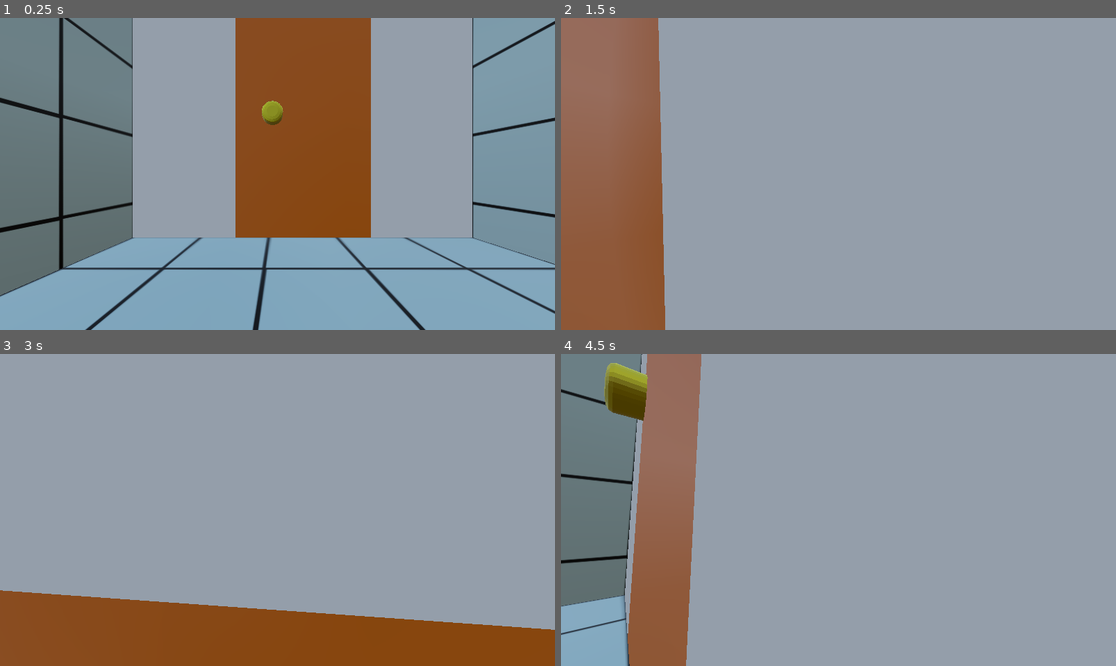
Above: before the commit, frames 1-4 (two rows, left to right).
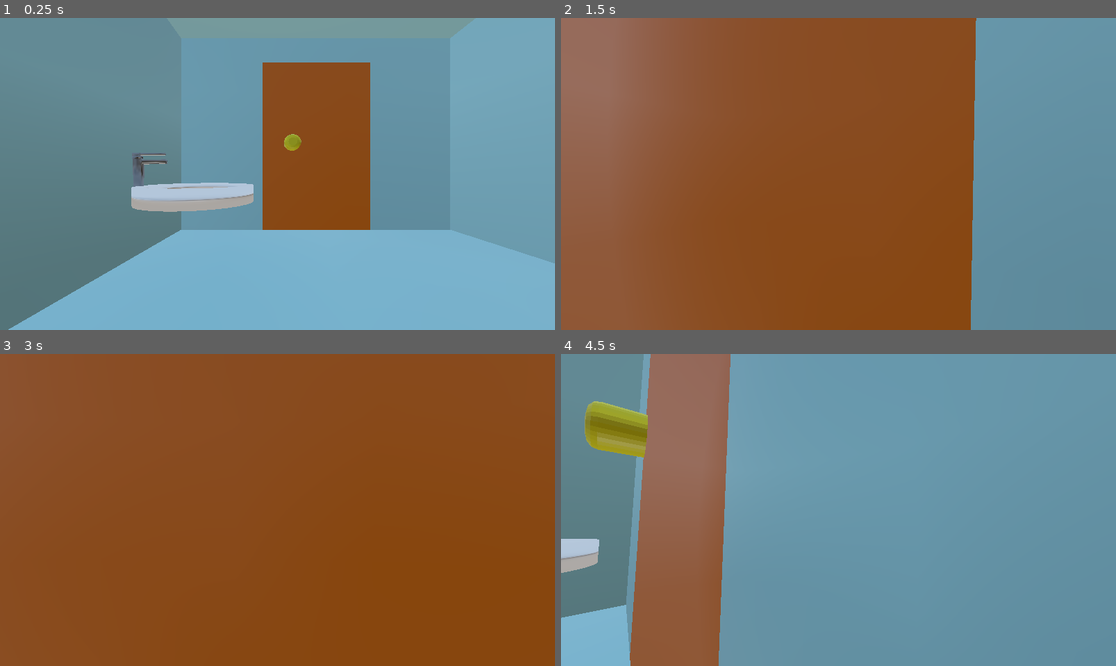
Above: after the commit, the same moments.

Repository: DabPlayZ1/Paid_Vacation
Game: Godot game, scene res://main_ig.tscn
The game is run twice, just before and just after one commit, with the same random seed, the same clock (stepped at 60 frames per second) and the same inputs.
Inputs (mouse positions are in pixels of both pictures, inside the frame that each line leads up to):
- Up to frame 1 (0.25 s): no input
- Up to frame 2 (1.5 s): tap Enter at 0.5 s; move the mouse to (866, 174) at 0.52 s; hold W (Move_Forward) from 0.53 s (still down); tap Space (Jump) at 0.77 s; move the mouse to (810, 174) at 1.27 s
- Up to frame 3 (3 s): keep holding W (Move_Forward); tap Space (Jump) at 1.52, 2.75 s; move the mouse to (288, 503) at 2.02 s; move the mouse to (271, 516) at 2.77 s
- Up to frame 4 (4.5 s): keep holding W (Move_Forward); tap Space (Jump) at 3.02, 3.77 s; tap Enter at 3.5 s; move the mouse to (877, 513) at 3.52 s; move the mouse to (794, 506) at 4.27 s

The runs differ from the first frame. In frame 1, 40% of the frame differs, in the area x 0-100%, y 0-100%; in frame 2, 82%; in frame 3, 82%, in the area x 0-100%, y 0-89%; in frame 4, 81%.

Commit message:
removed bathroom tiles, added sink

Diff:
--- a/character.gd
+++ b/character.gd
@@ -32,7 +32,7 @@
 			Input.mouse_mode = Input.MOUSE_MODE_CAPTURED
 
 func _physics_process(delta: float) -> void:
-	var directions : Vector2 = Input.get_vector("Move_Left", "Move_Right", "Move_Forward", "Move_Backwards")
+	var directions : Vector2 = Input.get_vector("Move_Left", "Move_Right", "Move_Forward", "Move_Backward")
 	var movement : Vector3 = Vector3(directions.x, 0, directions.y).normalized()
 	var local_movement : Vector3 = transform.basis * movement
 	#velocity.x += local_movement.x * speed * delta
--- a/main_ig.tscn
+++ b/main_ig.tscn
@@ -1,7 +1,8 @@
 [gd_scene format=3 uid="uid://bauj40l575up6"]
 
 [ext_resource type="PackedScene" uid="uid://r8jquw60b61" path="res://character.tscn" id="1_3dkdv"]
-[ext_resource type="PackedScene" uid="uid://cnkl6ufd5pbvf" path="res://Bathroom.glb" id="2_h71pn"]
+[ext_resource type="PackedScene" uid="uid://b2ctxn1n5bmkt" path="res://Bathroom2.glb" id="2_h71pn"]
+[ext_resource type="PackedScene" uid="uid://bxktk4wit7n4m" path="res://sink.glb" id="3_0qsrx"]
 
 [sub_resource type="ProceduralSkyMaterial" id="ProceduralSkyMaterial_h71pn"]
 sky_horizon_color = Color(0.66224277, 0.6717428, 0.6867428, 1)
@@ -57,9 +58,7 @@
 mesh = SubResource("BoxMesh_3dkdv")
 
 [node name="StaticBody3D2" type="StaticBody3D" parent="." unique_id=538211880]
-
-[node name="Bathroom" parent="StaticBody3D2" unique_id=1065718604 instance=ExtResource("2_h71pn")]
-transform = Transform3D(1, 0, 0, 0, 1, 0, 0, 0, 1, -9.291212, -0.37634814, 4.91436)
+transform = Transform3D(0.9, 0, 0, 0, 0.8, 0, 0, 0, 1.2, 0, 0, 0)
 
 [node name="CollisionShape3D" type="CollisionShape3D" parent="StaticBody3D2" unique_id=497224152]
 transform = Transform3D(1, 0, 0, 0, 1, 0, 0, 0, 1, 0.17132568, 4.6257668, 0.848938)
@@ -80,3 +79,18 @@
 [node name="CollisionShape3D3" type="CollisionShape3D" parent="StaticBody3D2" unique_id=704848589]
 transform = Transform3D(-1, 0, -8.742278e-08, 0, 1, 0, 8.742278e-08, 0, -1, -10.669703, 4.6257668, -0.20332146)
 shape = SubResource("BoxShape3D_3pd4e")
+
+[node name="Bathroom2" parent="StaticBody3D2" unique_id=98115144 instance=ExtResource("2_h71pn")]
+transform = Transform3D(1, 0, 0, 0, 1, 0, 0, 0, 1, -9.283107, -0.3441116, 4.907204)
+
+[node name="Cube_001" parent="StaticBody3D2/Bathroom2" index="1" unique_id=1738970602]
+transform = Transform3D(-1, -1.509958e-07, 0, 1.509958e-07, -1, 0, 0, 0, 1, 8, 9.000001, 0)
+
+[node name="DirectionalLight3D2" type="DirectionalLight3D" parent="." unique_id=1313865217]
+transform = Transform3D(1, 0, 0, 0, 0.00204201, -0.9999979, 0, 0.9999979, 0.00204201, -4.2739544, 3.1433547, 1.2418258)
+light_energy = 0.2
+
+[node name="sink" parent="." unique_id=345615086 instance=ExtResource("3_0qsrx")]
+transform = Transform3D(-0.5, 0, -4.371139e-08, 0, 0.5, 0, 4.371139e-08, 0, -0.5, -7.973554, 1.5074673, -3.10713)
+
+[editable path="StaticBody3D2/Bathroom2"]
Binary file added: Bathroom2.glb
Not shown, added: Bathroom2.glb.import
Binary file added: sink.glb
Not shown, added: sink.glb.import
